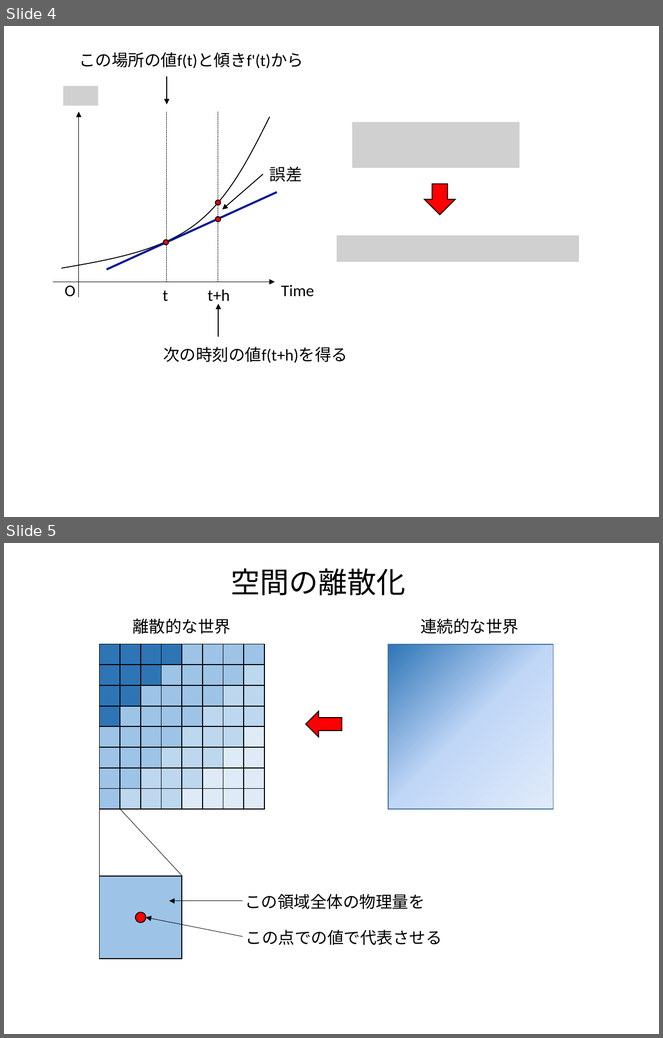
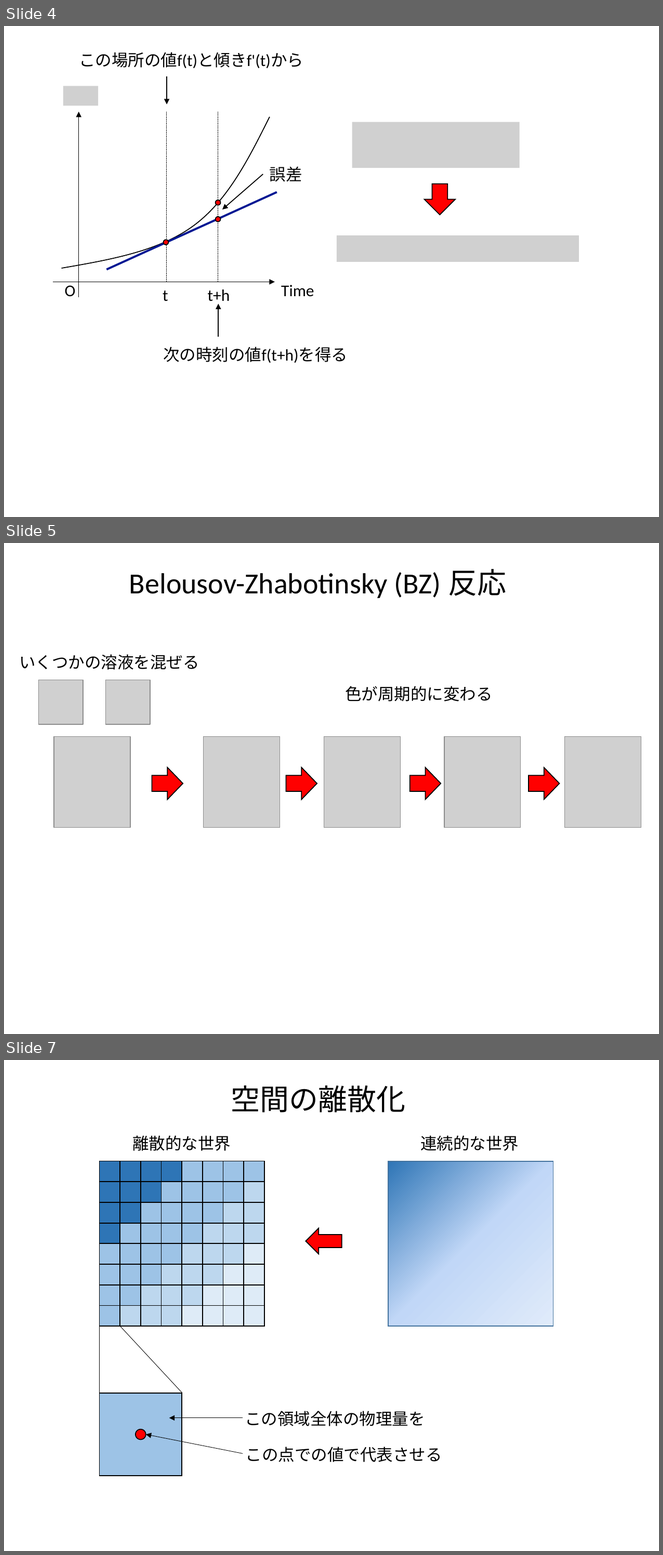
Before and after one commit to kaityo256/python_zero, a slide deck: simulation/fig/fig.pptx. Shown one above the other, each under a label of ours: slides 4 and 5 before the commit, slides 4, 5 and 7 after it; the slides between them are not shown. The pictures are 663x1038 and 663x1555 pixels, drawn with LibreOffice and Linux fonts; fonts in the diff are those of the drawing; grey boxes stand for pictures. Boxes give left, top, right and bottom in pixels: in the first picture for what was removed or moved away, otherwise in the second. Text is boxed around its words. In the diff, an @@ line names an element or a change of style, - is before the commit and + after.

```diff
--- a/simulation/fig/fig.pptx
+++ b/simulation/fig/fig.pptx
@@ slide 5 added at <box>4,543,659,1034</box>, background #FFFFFF @@
@@ text added at <box>129,569,506,598</box>, 32 pt, text #000000 @@
+Belousov-Zhabotinsky (BZ) 反応
@@ text added at <box>19,654,199,670</box>, 18 pt, text #000000 @@
+いくつかの溶液を混ぜる
@@ picture added at <box>39,680,83,724</box> @@
@@ picture added at <box>105,680,150,724</box> @@
@@ text added at <box>345,686,492,702</box>, 18 pt, text #000000 @@
+色が周期的に変わる
@@ picture added at <box>54,737,130,828</box> @@
@@ picture added at <box>204,737,281,828</box> @@
@@ picture added at <box>324,737,400,828</box> @@
@@ picture added at <box>444,737,521,828</box> @@
@@ picture added at <box>565,737,642,828</box> @@
@@ right arrow added at <box>152,768,183,800</box>, fill #FF0000, outline #000000 1 pt @@
@@ right arrow added at <box>286,768,317,800</box>, fill #FF0000, outline #000000 1 pt @@
@@ right arrow added at <box>410,768,441,800</box>, fill #FF0000, outline #000000 1 pt @@
@@ right arrow added at <box>529,768,559,800</box>, fill #FF0000, outline #000000 1 pt @@
@@ what was slide 5 is now slide 7 @@
```
Also in this commit, not shown: 1 other slide added, 2 other files.
